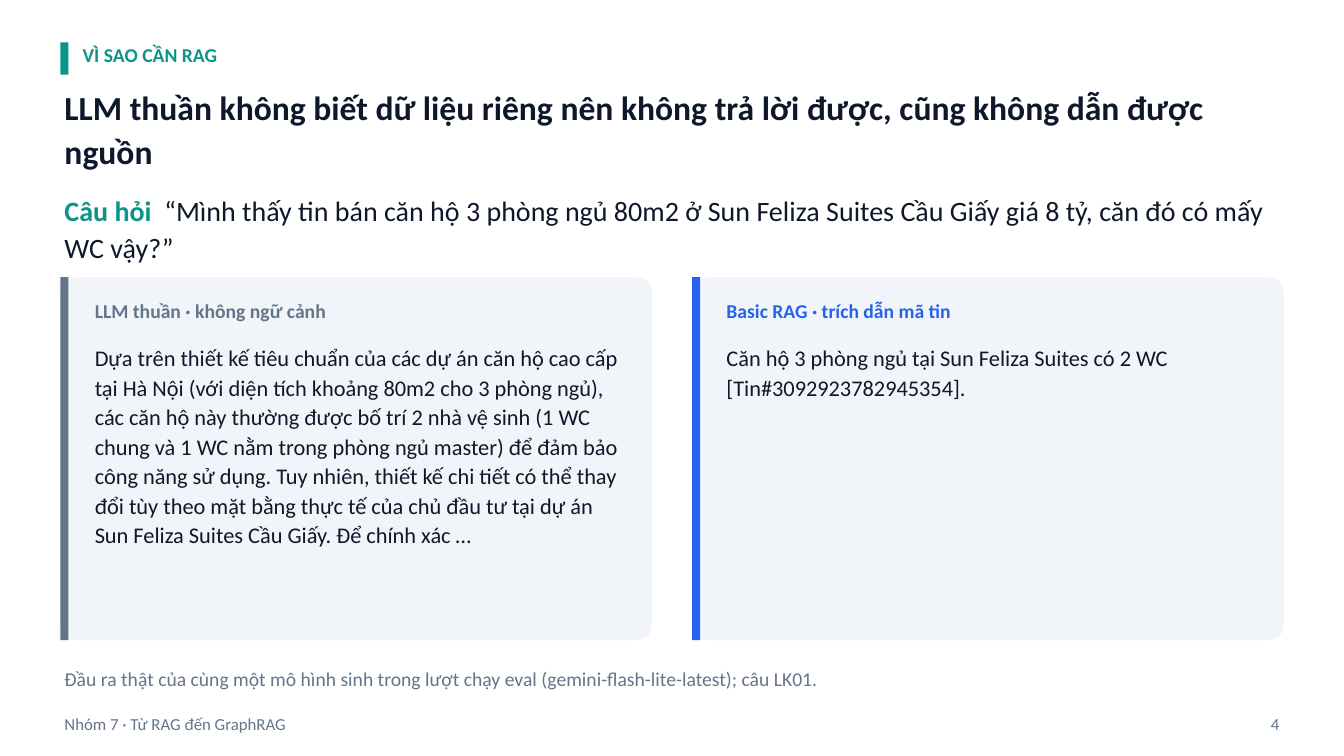
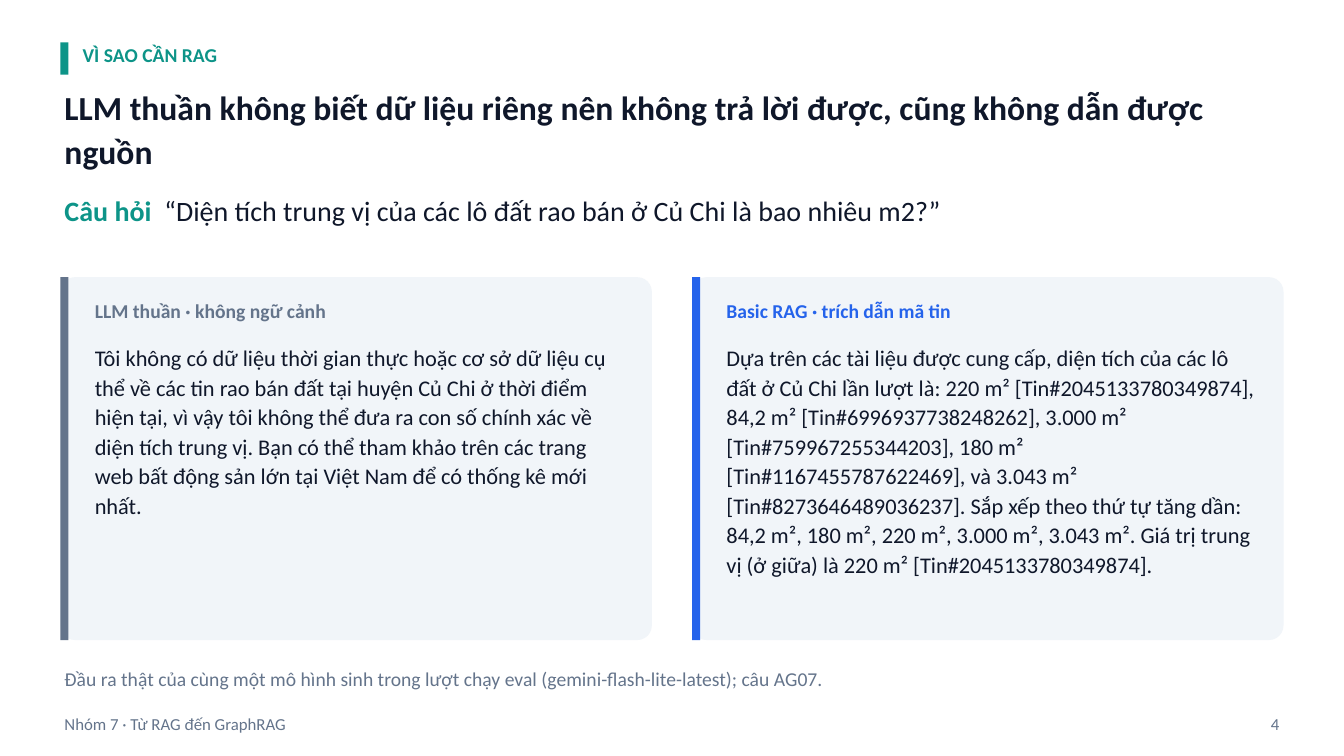
Before and after one commit to ngtukien/Vietnam-Real-Estates, a slide deck: slide 4 of slide/Từ-RAG-đến-GraphRAG-Trợ-lý-hỏi-đáp-thị-trường-bất-động-sản-Việt-Nam-có-lý-thuyết.pptx. Drawn at 1344x756 pixels with LibreOffice and Linux fonts; fonts in the diff are those of the drawing. Boxes give left, top, right and bottom in pixels: in the first picture for what was removed or moved away, otherwise in the second. Text is boxed around its words. In the diff, an @@ line names an element or a change of style, - is before the commit and + after.

```diff
--- a/slide/Từ-RAG-đến-GraphRAG-Trợ-lý-hỏi-đáp-thị-trường-bất-động-sản-Việt-Nam-có-lý-thuyết.pptx
+++ b/slide/Từ-RAG-đến-GraphRAG-Trợ-lý-hỏi-đáp-thị-trường-bất-động-sản-Việt-Nam-có-lý-thuyết.pptx
@@ text at [64,200,940,226]: text changed @@
-Câu hỏi “Mình thấy tin bán căn hộ 3 phòng ngủ 80m2 ở Sun Feliza Suites Cầu Giấy giá 8 tỷ, căn đó có mấy WC vậy?”
+Câu hỏi “Diện tích trung vị của các lô đất rao bán ở Củ Chi là bao nhiêu m2?”
@@ text at [95,350,605,514]: text changed @@
-Dựa trên thiết kế tiêu chuẩn của các dự án căn hộ cao cấp tại Hà Nội (với diện tích khoảng 80m2 cho 3 phòng ngủ), các căn hộ này thường được bố trí 2 nhà vệ sinh (1 WC chung và 1 WC nằm trong phòng ngủ master) để đảm bảo công năng sử dụng. Tuy nhiên, thiết kế chi tiết có thể thay đổi tùy theo mặt bằng thực tế của chủ đầu tư tại dự án Sun Feliza Suites Cầu Giấy. Để chính xác …
+Tôi không có dữ liệu thời gian thực hoặc cơ sở dữ liệu cụ thể về các tin rao bán đất tại huyện Củ Chi ở thời điểm hiện tại, vì vậy tôi không thể đưa ra con số chính xác về diện tích trung vị. Bạn có thể tham khảo trên các trang web bất động sản lớn tại Việt Nam để có thống kê mới nhất.
@@ text at [726,349,1254,577]: text changed @@
-Căn hộ 3 phòng ngủ tại Sun Feliza Suites có 2 WC [Tin#3092923782945354].
+Dựa trên các tài liệu được cung cấp, diện tích của các lô đất ở Củ Chi lần lượt là: 220 m² [Tin#2045133780349874], 84,2 m² [Tin#6996937738248262], 3.000 m² [Tin#759967255344203], 180 m² [Tin#1167455787622469], và 3.043 m² [Tin#8273646489036237]. Sắp xếp theo thứ tự tăng dần: 84,2 m², 180 m², 220 m², 3.000 m², 3.043 m². Giá trị trung vị (ở giữa) là 220 m² [Tin#2045133780349874].
@@ text at [64,671,822,690]: text changed @@
-Đầu ra thật của cùng một mô hình sinh trong lượt chạy eval (gemini-flash-lite-latest); câu LK01.
+Đầu ra thật của cùng một mô hình sinh trong lượt chạy eval (gemini-flash-lite-latest); câu AG07.
```
Also in this commit, not shown: 20 other slides changed, 1 slide added, 48 other files.
